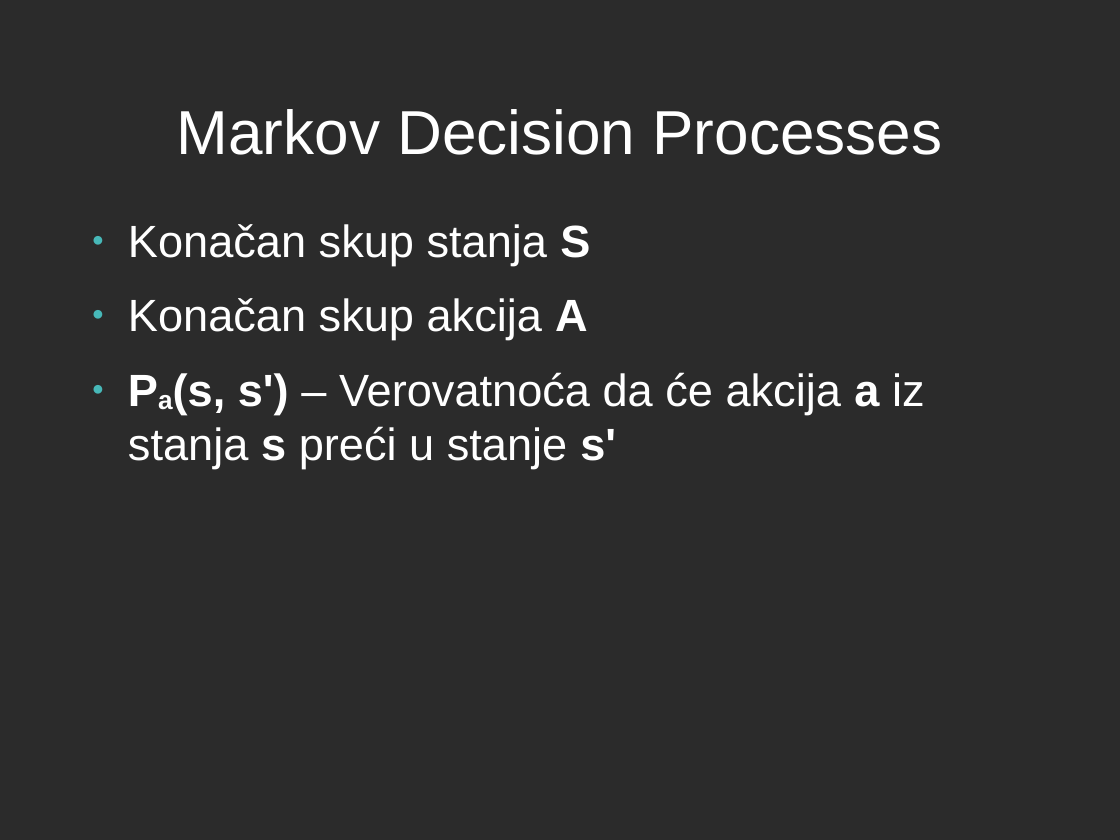
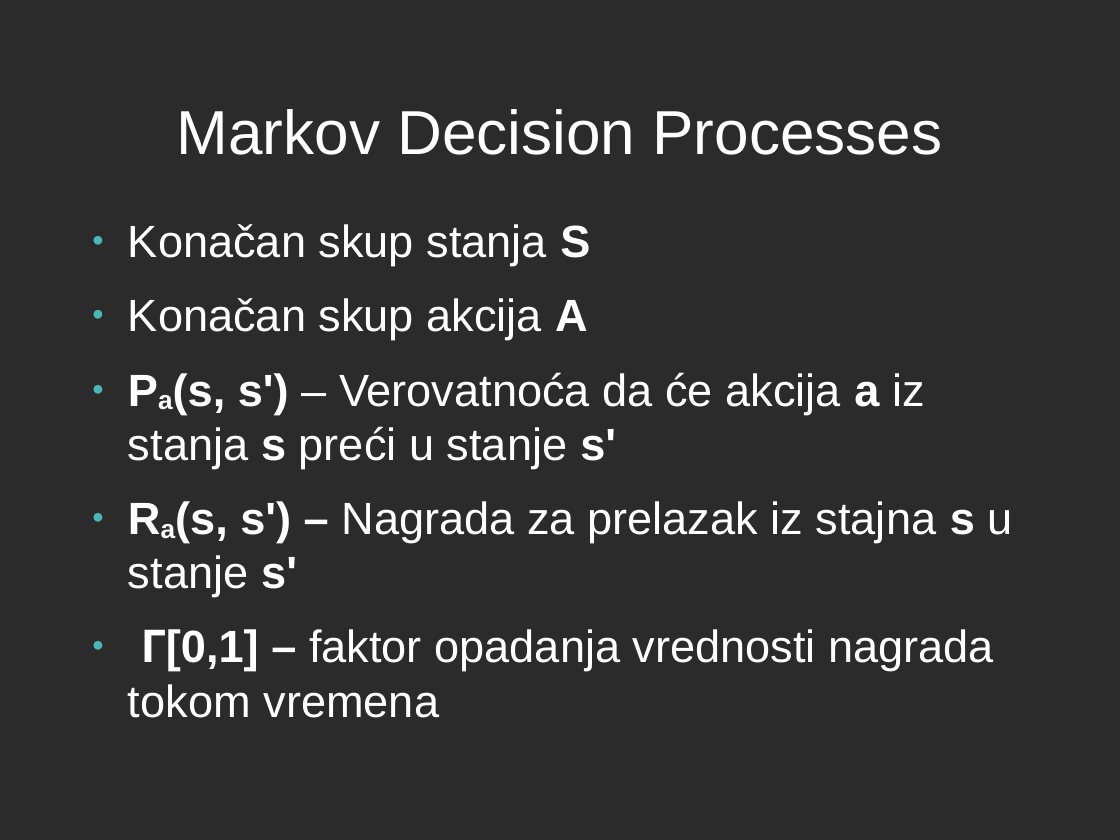
Before and after one commit to Besermenji/PacMan---Q-learning, a slide deck: slide 2 of Zavrsna prezentacija.odp. Drawn at 1120x840 pixels with LibreOffice and Linux fonts; fonts in the diff are those of the drawing; background and template pictures are left out; a plain dark background stands for a picture behind light text. Boxes give left, top, right and bottom in pixels: in the first picture for what was removed or moved away, otherwise in the second. Text is boxed around its words. In the diff, an @@ line names an element or a change of style, - is before the commit and + after.

Commit message:
finished presentation

```diff
--- a/Zavrsna prezentacija.odp
+++ b/Zavrsna prezentacija.odp
@@ text at <box>128,501,1013,718</box>: paragraphs added @@
+● Ra(s, s') – Nagrada za prelazak iz stajna s u stanje s'
+● Γ[0,1] – faktor opadanja vrednosti nagrada tokom vremena
```
Also in this commit, not shown: 6 slides added, 1 other file.
